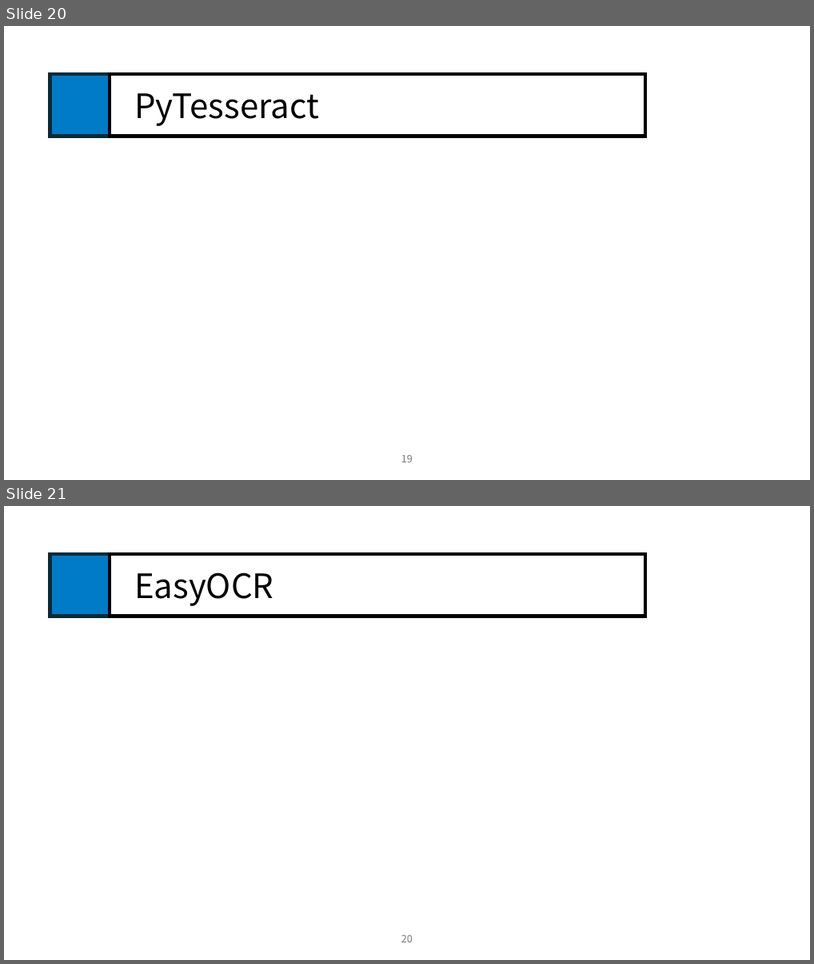
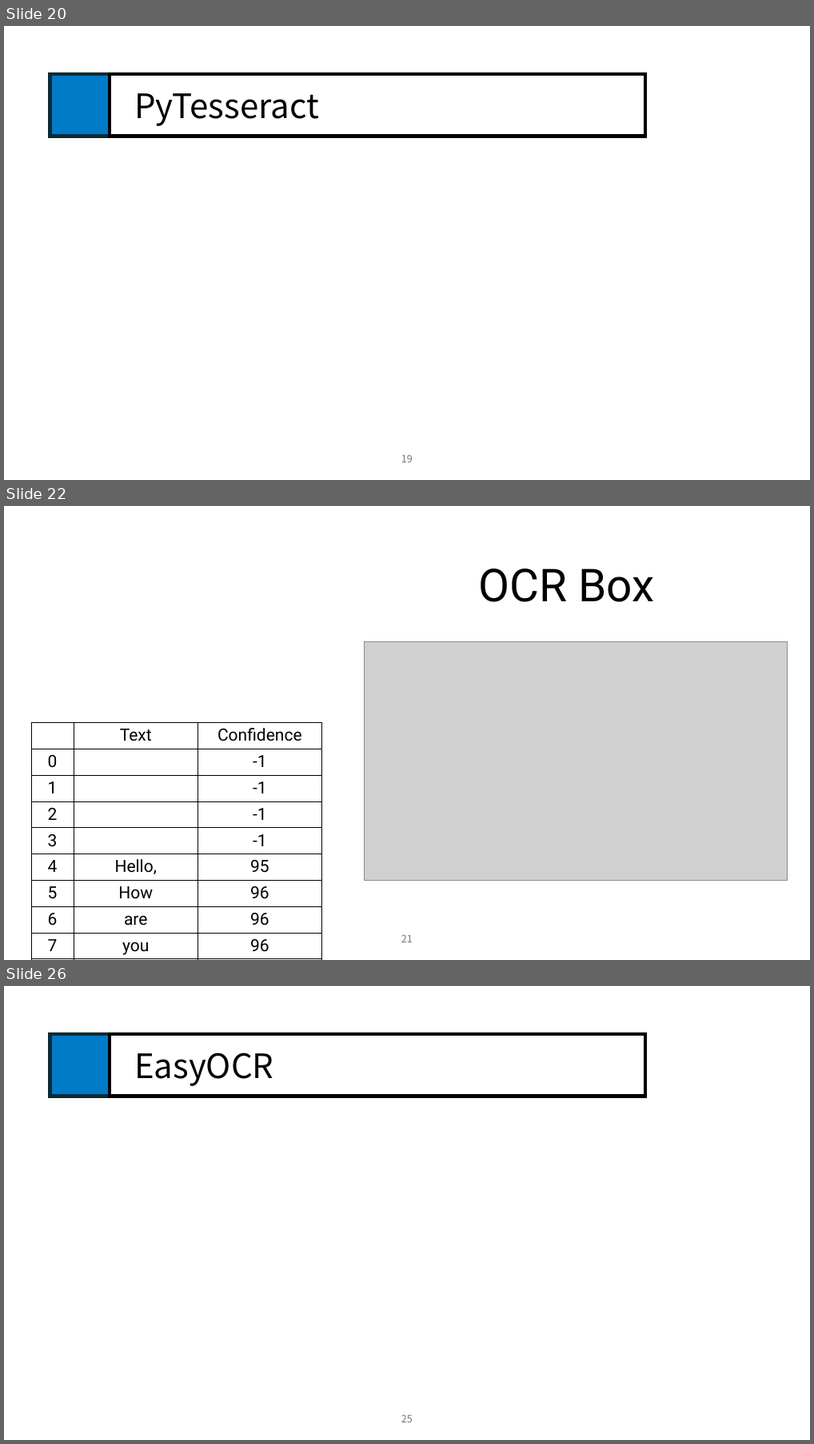
Before and after one commit to naisksh32/2nd_TechSeminar, a slide deck: PPT/진짜 준비자료.pptx. Shown one above the other, each under a label of ours: slides 20 and 21 before the commit, slides 20, 22 and 26 after it; the slides between them are not shown. The pictures are 814x964 and 814x1444 pixels, drawn with LibreOffice and Linux fonts; fonts in the diff are those of the drawing; grey boxes stand for pictures. Boxes give left, top, right and bottom in pixels: in the first picture for what was removed or moved away, otherwise in the second. Text is boxed around its words. In the diff, an @@ line names an element or a change of style, - is before the commit and + after.

```diff
--- a/PPT/진짜 준비자료.pptx
+++ b/PPT/진짜 준비자료.pptx
@@ slide 22 added at box(4, 506, 810, 960), background #FFFFFF @@
@@ text added at box(479, 568, 655, 602), 54 pt, text #000000 @@
+OCR Box
@@ picture added at box(365, 641, 788, 880) @@
@@ table added at box(31, 723, 322, 960), 18 rows, 3 columns @@
+ | Text | Confidence
+0 |  | -1
+1 |  | -1
+2 |  | -1
+3 |  | -1
+4 | Hello, | 95
+5 | How | 96
+6 | are | 96
+7 | you | 96
+8 | today? | 96
+9 |  | -1
+10 |  | -1
+11 |  | -1
+12 | I’m | 84
+13 | fine | 92
+14 | thanky | 91
+15 | & | 93
+16 | you? | 96
@@ page number added at box(402, 935, 413, 942), 12 pt, text #797979 @@
+21
@@ what was slide 21 is now slide 26 @@
@@ page number at box(402, 1415, 413, 1422): text changed @@
-20
+25
```
Also in this commit, not shown: 4 other slides added, 54 other files.
